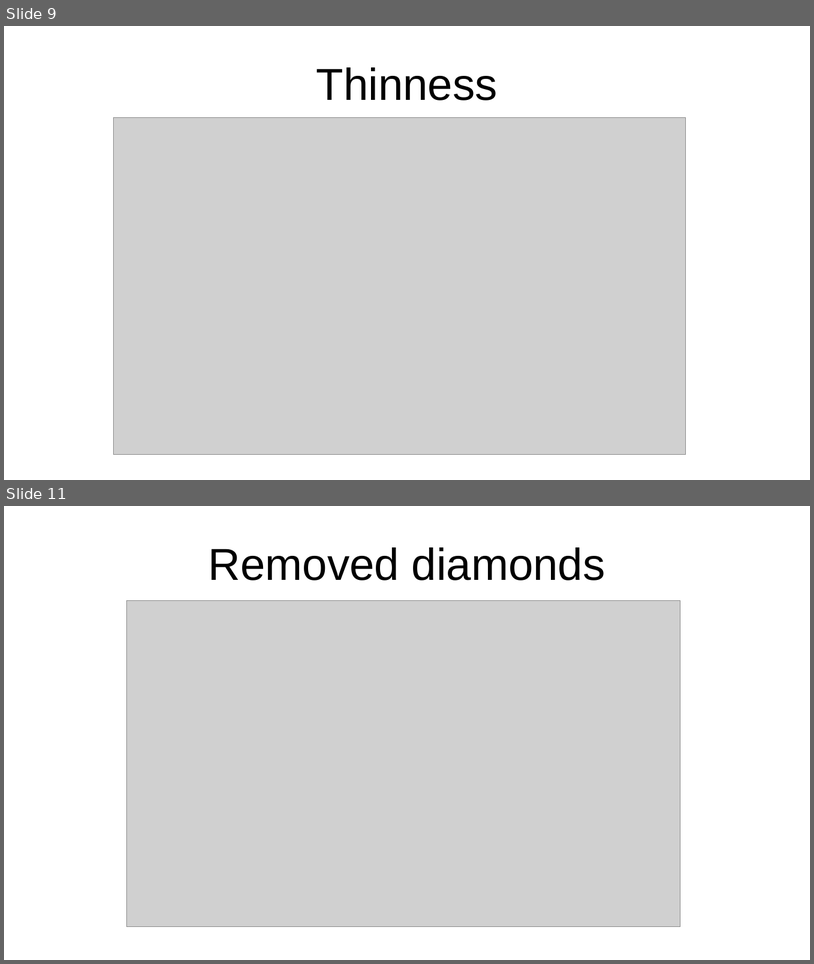
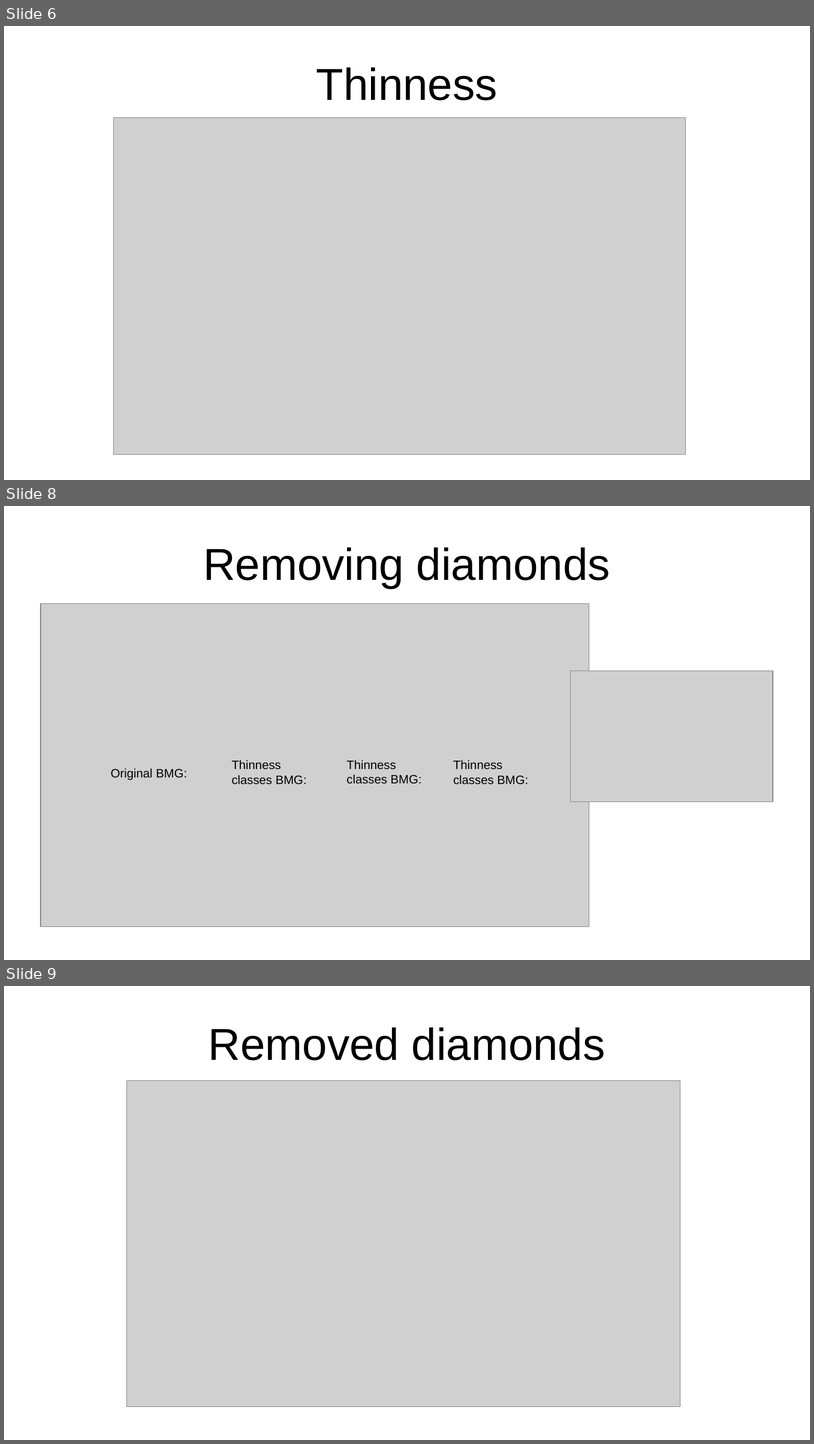
Before and after one commit to Maxisman/fortgeschrittene_Methoden_der_Bioinformatik, a slide deck: Code/Presentation/Task2/Task2_slides.odp. Shown one above the other, each under a label of ours: slides 9 and 11 before the commit, slides 6, 8 and 9 after it; the slides between them are not shown. The pictures are 814x964 and 814x1444 pixels, drawn with LibreOffice and Linux fonts; fonts in the diff are those of the drawing; grey boxes stand for pictures. Boxes give left, top, right and bottom in pixels: in the first picture for what was removed or moved away, otherwise in the second. Text is boxed around its words. In the diff, an @@ line names an element or a change of style, - is before the commit and + after.

```diff
--- a/Code/Presentation/Task2/Task2_slides.odp
+++ b/Code/Presentation/Task2/Task2_slides.odp
@@ slide 8 added at (4, 506, 810, 960), background #FFFFFF @@
@@ title added at (203, 547, 611, 588), 44 pt, text #000000 @@
+Removing diamonds
@@ picture added at (41, 604, 590, 927) @@
@@ picture added at (571, 670, 774, 802) @@
@@ text added at (111, 768, 187, 780), 12 pt, text #000000 @@
+Original BMG:
@@ text added at (232, 760, 307, 784), 12 pt, text #000000 @@
+Thinness classes BMG:
@@ text added at (347, 760, 422, 783), 12 pt, text #000000 @@
+Thinness classes BMG:
@@ text added at (453, 760, 528, 784), 12 pt, text #000000 @@
+Thinness classes BMG:
@@ what was slide 9 is now slide 6 @@
@@ what was slide 11 is now slide 9 @@
```
Also in this commit, not shown: 8 slides changed, 4 other slides added, 1 slide removed, 4 other files.
